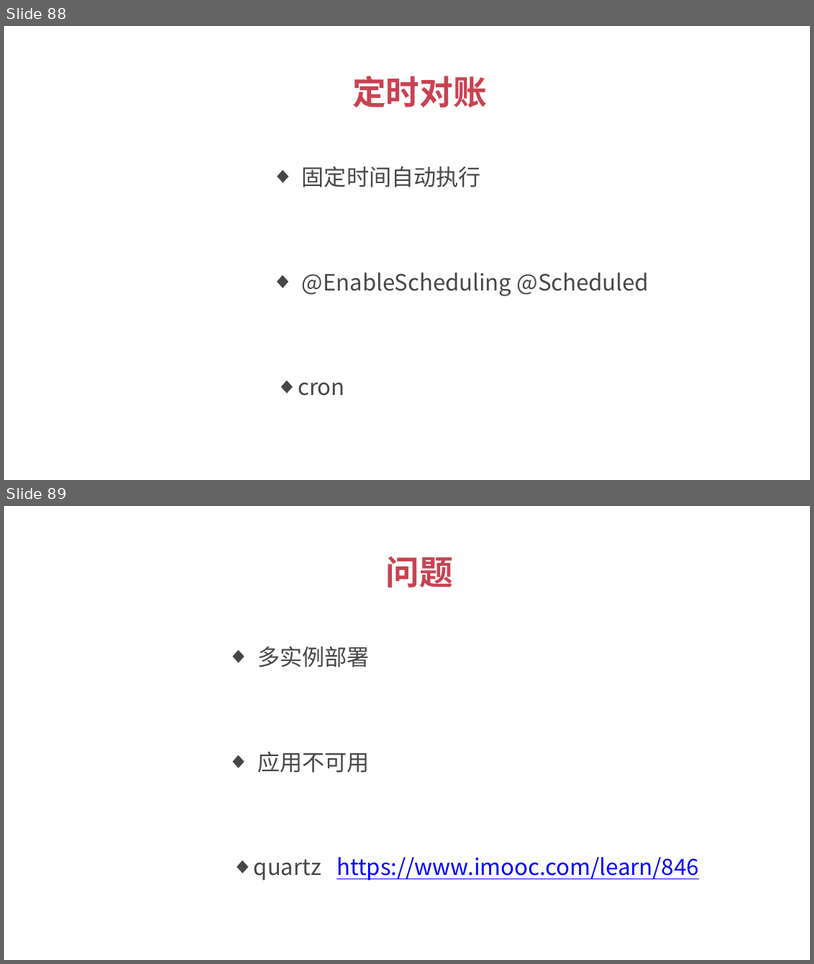
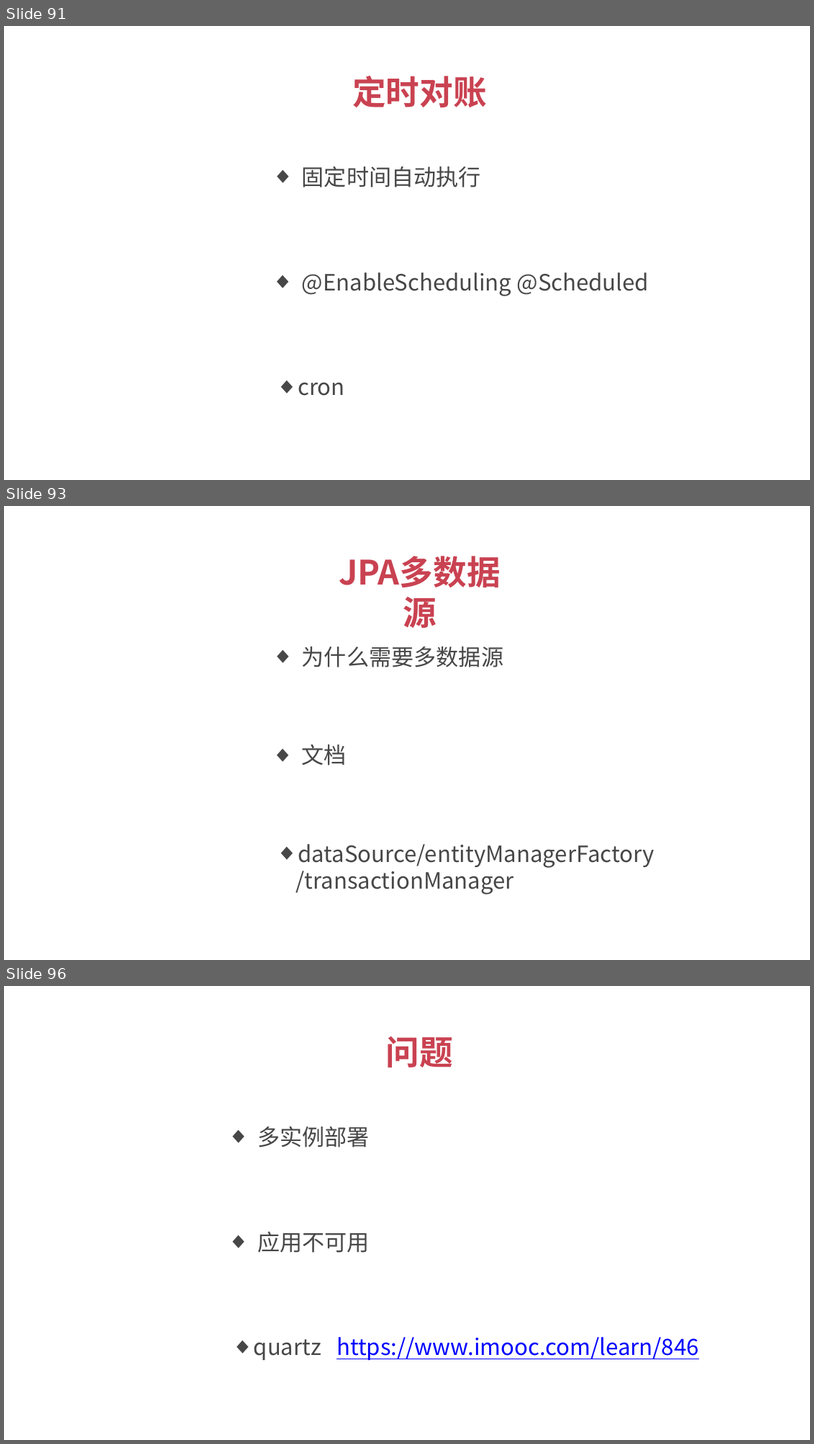
Before and after one commit to 1329555958/financial, a slide deck: 理财平台.pptx. Shown one above the other, each under a label of ours: slides 88 and 89 before the commit, slides 91, 93 and 96 after it; the slides between them are not shown. The pictures are 814x964 and 814x1444 pixels, drawn with LibreOffice and Linux fonts; fonts in the diff are those of the drawing. Boxes give left, top, right and bottom in pixels: in the first picture for what was removed or moved away, otherwise in the second. Text is boxed around its words. In the diff, an @@ line names an element or a change of style, - is before the commit and + after.

```diff
--- a/理财平台.pptx
+++ b/理财平台.pptx
@@ slide 93 added at bbox=[4, 506, 810, 960], background #FFFFFF @@
@@ text added at bbox=[314, 547, 526, 595], 30 pt, text #C94251, bold @@
+JPA多数据源
@@ text added at bbox=[302, 646, 504, 667], 20 pt, text #474747 @@
+  ◆ 为什么需要多数据源
@@ text added at bbox=[302, 744, 347, 765], 20 pt, text #474747 @@
+  ◆ 文档
@@ text added at bbox=[296, 844, 654, 894], 20 pt, text #474747 @@
+  ◆ dataSource/entityManagerFactory
+  /transactionManager
@@ what was slide 88 is now slide 91 @@
@@ what was slide 89 is now slide 96 @@
```
Also in this commit, not shown: 7 other slides added, 1 slide removed, 7 other files.
